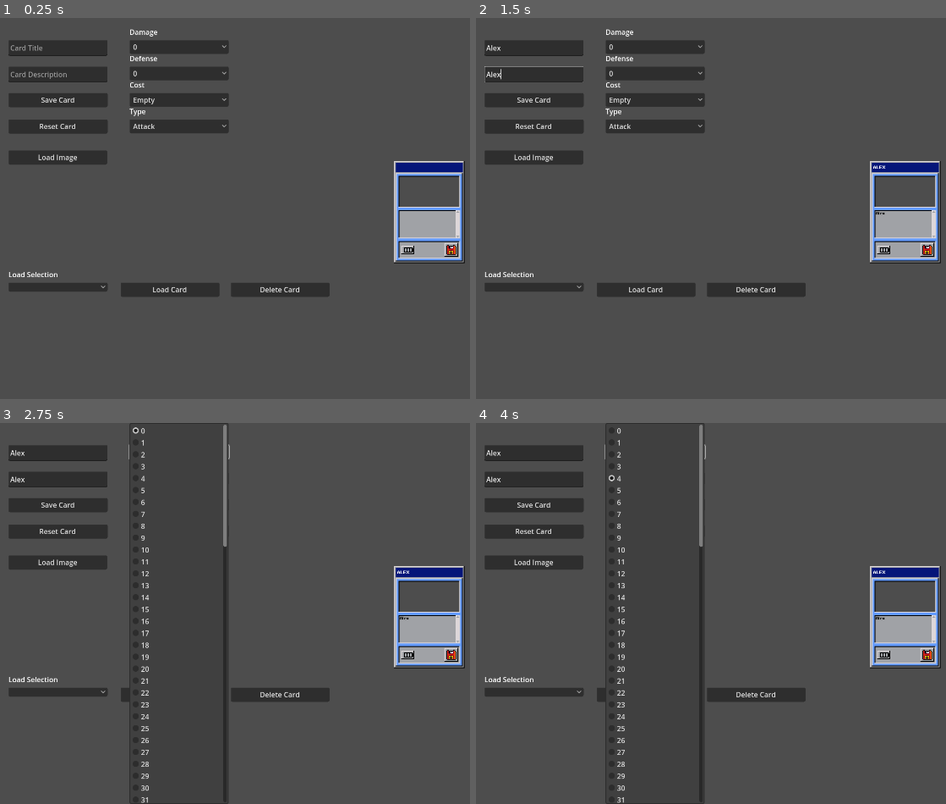
Above: before the commit, frames 1-4 (two rows, left to right).
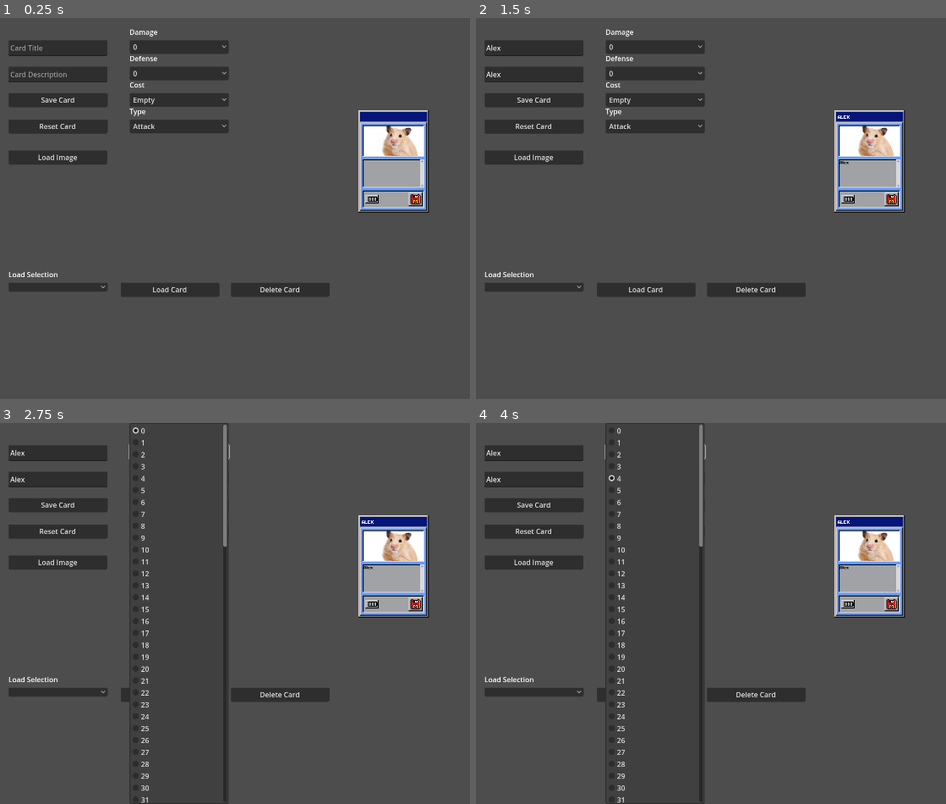
Above: after the commit, the same moments.

Repository: TiuPhersu/Card-RPG
Game: Godot game, scene res://Scene/2d/2dCardCreator.tscn
The game is run twice, just before and just after one commit, with the same random seed, the same clock (stepped at 60 frames per second) and the same inputs. This scene is started directly instead of the project's main scene.
Inputs (mouse positions are in pixels of both pictures, inside the frame that each line leads up to):
- Up to frame 1 (0.25 s): no input
- Up to frame 2 (1.5 s): click (532, 48) at 0.52 s; type "Alex" at 0.6 s; click (532, 75) at 0.75 s; type "Alex" at 0.83 s; click (870, 158) at 1.27 s
- Up to frame 3 (2.75 s): click "0" at 2 s
- Up to frame 4 (4 s): click "0" at 2.75 s; click "4" at 3.5 s

The runs differ from the first frame. In frame 1, 6.3% of the frame differs, in the area x 76-99%, y 24-65%; in frame 2, 6.4%, in the area x 1-99%, y 12-65%; in frame 3, 6.3%; in frame 4, 6.3%.
Error in both runs: Attempt to call function 'list_dir_begin' in base 'null instance' on a null instance. (res://Script/Helper/FileHelper.gd:8)

Commit message:
Focus Card and Refactor Draw

Diff:
--- a/Scene/2d/2dCard.tscn
+++ b/Scene/2d/2dCard.tscn
@@ -1,12 +1,14 @@
-[gd_scene load_steps=11 format=3 uid="uid://smj5r4t8uqex"]
+[gd_scene load_steps=13 format=3 uid="uid://smj5r4t8uqex"]
 
 [ext_resource type="Script" path="res://Script/2DCard/2dCard.gd" id="1_f66af"]
 [ext_resource type="Texture2D" uid="uid://cm07hmavj1q8k" path="res://Sprites/Card/Card-File-Skin.png" id="2_kby0a"]
 [ext_resource type="FontFile" uid="uid://cbfnf36nahj73" path="res://Font/PixeloidSansBold-PKnYd.ttf" id="3_gx2n4"]
 [ext_resource type="Texture2D" uid="uid://dhl118exodetj" path="res://Atlas/Battery-Icon.png" id="3_jhd51"]
+[ext_resource type="Texture2D" uid="uid://dyg63khmgcj4q" path="res://Sprites/CardImage/cat.jpg" id="3_k3jpc"]
 [ext_resource type="Texture2D" uid="uid://cpf8rngbppnlp" path="res://Atlas/Floppy-Disk-Icon.png" id="5_usujc"]
 [ext_resource type="Script" path="res://Script/2DCard/Floppy-Disk.gd" id="6_oikto"]
 [ext_resource type="Script" path="res://Script/2DCard/Battery.gd" id="8_u6xs3"]
+[ext_resource type="Texture2D" uid="uid://cp7l1vuovxf57" path="res://Sprites/CardImage/hamster.jpg" id="9_xsbvt"]
 
 [sub_resource type="ShaderMaterial" id="ShaderMaterial_n7q47"]
 
@@ -28,24 +30,34 @@
 script = ExtResource("1_f66af")
 TITLE_LABEL = NodePath("Title")
 DESCRIPTION_LABEL = NodePath("Description")
-CARD_IMAGE = NodePath("CardImage")
+CARD_IMAGE = NodePath("CardImageRect")
 FLOPPY_DISK_ICON = NodePath("Floppy-Disk-Icon")
 BATTERY_ICON = NodePath("Battery-Icon")
 
 [node name="CardImage" type="Sprite2D" parent="."]
+visible = false
 material = SubResource("ShaderMaterial_n7q47")
-position = Vector2(81, 73)
+position = Vector2(81, 69)
 scale = Vector2(0.5, 0.5)
+texture = ExtResource("3_k3jpc")
+
+[node name="CardImageRect" type="TextureRect" parent="."]
+custom_minimum_size = Vector2(140, 72)
+offset_left = -70.0
+offset_top = -82.0
+offset_right = 70.0
+offset_bottom = -10.0
+texture = ExtResource("9_xsbvt")
+expand_mode = 1
 
 [node name="CardBase" type="Sprite2D" parent="."]
 texture_filter = 1
-position = Vector2(81, 115)
 scale = Vector2(2, 2)
 texture = ExtResource("2_kby0a")
 
 [node name="Floppy-Disk-Icon" type="Sprite2D" parent="."]
 texture_filter = 1
-position = Vector2(131, 201)
+position = Vector2(50, 86)
 scale = Vector2(2, 2)
 texture = ExtResource("5_usujc")
 region_enabled = true
@@ -54,7 +66,7 @@
 
 [node name="Battery-Icon" type="Sprite2D" parent="."]
 texture_filter = 1
-position = Vector2(33, 201)
+position = Vector2(-48, 86)
 scale = Vector2(2, 2)
 texture = ExtResource("3_jhd51")
 region_enabled = true
@@ -62,20 +74,29 @@
 script = ExtResource("8_u6xs3")
 
 [node name="Description" type="Label" parent="."]
-offset_left = 14.0
-offset_top = 113.0
-offset_right = 146.0
-offset_bottom = 173.0
+offset_left = -68.0
+offset_top = -2.0
+offset_right = 60.0
+offset_bottom = 58.0
 text = "Lorem ipsum dolor sit amet, consectetur adipiscing elit, sed do eiusmod tempor incididunt ut labore et dolor."
 label_settings = SubResource("LabelSettings_i1l3u")
 autowrap_mode = 3
 
 [node name="Title" type="Label" parent="."]
-offset_left = 8.0
-offset_top = 3.0
-offset_right = 104.0
-offset_bottom = 25.0
+offset_left = -73.0
+offset_top = -111.0
+offset_right = 23.0
+offset_bottom = -89.0
 text = "Placeholder"
 label_settings = SubResource("LabelSettings_yfelw")
 vertical_alignment = 1
 uppercase = true
+
+[node name="Selection" type="TextureButton" parent="."]
+offset_left = -81.0
+offset_top = -117.0
+offset_right = 80.0
+offset_bottom = 114.0
+
+[connection signal="mouse_entered" from="Selection" to="." method="_on_selection_mouse_entered"]
+[connection signal="mouse_exited" from="Selection" to="." method="_on_selection_mouse_exited"]
--- a/Scene/2d/CardCombatInterface.tscn
+++ b/Scene/2d/CardCombatInterface.tscn
@@ -1,7 +1,8 @@
-[gd_scene load_steps=33 format=3 uid="uid://ciwtniq6pkoia"]
+[gd_scene load_steps=34 format=3 uid="uid://ciwtniq6pkoia"]
 
 [ext_resource type="Script" path="res://Script/2DCard/2dHand.gd" id="1_05jmu"]
 [ext_resource type="Script" path="res://Script/2DCard/2dDeck.gd" id="3_7l5rt"]
+[ext_resource type="Texture2D" uid="uid://cvxc210p15xex" path="res://Sprites/Icon/Recycle/Recycle-Bin-Full.png" id="3_30jf5"]
 [ext_resource type="Texture2D" uid="uid://c42f6c3dwq4fv" path="res://Sprites/Background/Taskbar/Taskbar32by32.png" id="3_ga3lb"]
 [ext_resource type="Texture2D" uid="uid://d08h1qbpocr76" path="res://Sprites/Background/Taskbar/Start/Start-Button.png" id="3_vj3hu"]
 [ext_resource type="PackedScene" uid="uid://smj5r4t8uqex" path="res://Scene/2d/2dCard.tscn" id="3_x7ie0"]
@@ -82,13 +83,14 @@
 scale = Vector2(3, 3)
 script = ExtResource("5_ku8x1")
 
-[node name="TextureButton" type="TextureButton" parent="CardInterface/DiscardNode"]
+[node name="DiscardButton" type="TextureButton" parent="CardInterface/DiscardNode"]
 texture_filter = 1
 offset_right = 30.0
 offset_bottom = 35.0
-texture_normal = ExtResource("10_yt83s")
-texture_pressed = ExtResource("10_yt83s")
-texture_hover = ExtResource("10_yt83s")
+disabled = true
+texture_normal = ExtResource("3_30jf5")
+texture_pressed = ExtResource("3_30jf5")
+texture_hover = ExtResource("3_30jf5")
 texture_disabled = ExtResource("10_yt83s")
 
 [node name="Folder" type="Sprite2D" parent="CardInterface/DiscardNode"]
@@ -159,7 +161,7 @@
 BATTERY_ENUM = 1
 IMAGE = "res://Sprites/CardImage/cat.jpg"
 SPREAD_CURVE = SubResource("Curve_51msg")
-HAND_WIDTH = 800
+HAND_WIDTH = 850
 CARD = ExtResource("3_x7ie0")
 
 [node name="MenuBar" type="Node2D" parent="."]
@@ -249,5 +251,6 @@
 texture_hover = ExtResource("25_3j3rk")
 texture_disabled = ExtResource("25_3j3rk")
 
+[connection signal="pressed" from="CardInterface/DeckNode/DeckButton" to="CardInterface" method="_on_deck_button_pressed"]
 [connection signal="toggled" from="MenuBar/StartButton" to="MenuBar/StartButton" method="_on_toggled"]
 [connection signal="toggled" from="MenuBar/FileButton" to="MenuBar/FileButton" method="_on_toggled"]
--- a/Script/2DCard/2dCard.gd
+++ b/Script/2DCard/2dCard.gd
@@ -24,7 +24,7 @@
 @export_category("Card Component")
 @export var TITLE_LABEL: Label
 @export var DESCRIPTION_LABEL: Label
-@export var CARD_IMAGE: Sprite2D
+@export var CARD_IMAGE: TextureRect
 @export var FLOPPY_DISK_ICON: Sprite2D
 @export var BATTERY_ICON: Sprite2D
 
@@ -33,7 +33,7 @@
 @onready var TARGET_POS
 
 var T = 0
-var DRAW_TIME = .1
+var DRAW_TIME = .15
 
 func set_image_card():
 	if IMAGE_PATH == "":
@@ -61,10 +61,10 @@
 		card_enum.CARD_STATE_ENUM.InMouse:
 			pass
 		card_enum.CARD_STATE_ENUM.FocusInHand:
-			pass
+			scale = Vector2(1.2,1.2)
+			z_index = 100
 		card_enum.CARD_STATE_ENUM.MoveDrawnCardToHand:
 			move_to_destination(delta, true)
-
 		card_enum.CARD_STATE_ENUM.ReorganizeHand:
 			move_to_destination(delta, false)
 
@@ -76,5 +76,19 @@
 		T += delta/float(DRAW_TIME)
 	else:
 		position = TARGET_POS
+		START_POS = TARGET_POS
+		scale = Vector2(1,1)
 		STATE = card_enum.CARD_STATE_ENUM.InHand
+		z_index = 0
 		T = 0
+
+func _on_selection_mouse_entered():
+	match STATE:
+		card_enum.CARD_STATE_ENUM.InHand, card_enum.CARD_STATE_ENUM.ReorganizeHand:
+			STATE = card_enum.CARD_STATE_ENUM.FocusInHand
+
+
+func _on_selection_mouse_exited():
+	match STATE:
+		card_enum.CARD_STATE_ENUM.FocusInHand:
+			STATE = card_enum.CARD_STATE_ENUM.ReorganizeHand
--- a/Script/2DCard/2dDeck.gd
+++ b/Script/2DCard/2dDeck.gd
@@ -15,14 +15,20 @@
 		print(DECK[i])
 	DECK_COUNT.text = str(DECK.size())
 
-func draw_card_from_deck():
+func get_card_from_deck(cardLoc):
 	if DECK.size() <= 0:
+		#TODO: Reshuffle Discard Pile into the Deck
+		self.get_node("DeckButton").disabled = true
 		print("Outta Cards")
 		return
-	var drawnCard = DECK[DECK.size()-1]
-	DECK.remove_at(DECK.size()-1)
+	var drawnCard = DECK[cardLoc]
+	return drawnCard
+
+func remove_card_from_deck(cardLoc):
+	DECK.remove_at(cardLoc)
 	DECK_COUNT.text = str(DECK.size())
-	return drawnCard
+	if DECK.size() <= 0:
+		self.get_node("DeckButton").disabled = true
 
 func _ready():
 	CARD_LIST = FILE_HELPER.list_files_in_directory("res://Data/Cards/")
--- a/Script/2DCard/2dHand.gd
+++ b/Script/2DCard/2dHand.gd
@@ -14,10 +14,9 @@
 @export var CARD: PackedScene
 
 @onready var FILE_HELPER = file_helper.new()
-
 @onready var VIEWPORT_SIZE = Vector2(get_viewport().size)
-
-var Z_COUNTER = 0
+@onready var Z_COUNTER = 0
+@onready var CHECK_STATE_ALL = false
 
 func create_card():
 	var card = CARD.instantiate()
@@ -31,10 +30,16 @@
 	card.scale.y *= CARD_SIZE / card.scale.y
 	add_child(card)
 
-func create_card_from_database(selectedCard, startpos):
+func create_card_from_database(selectedCard, startpos) -> bool:
 	if selectedCard == null:
 		print("NULL")
-		return
+		return false
+
+	var hand = self
+	for card in hand.get_children(false):
+		if card.STATE != card_enum.CARD_STATE_ENUM.InHand:
+			return false
+
 	var card = CARD.instantiate()
 	var cardData = FILE_HELPER.load_single_card_resource("res://Data/Cards/" + selectedCard)
 	card.TITLE = cardData.TITLE
@@ -45,8 +50,10 @@
 
 	card.scale.x *= CARD_SIZE / card.scale.x
 	card.scale.y *= CARD_SIZE / card.scale.y
+
 	add_child(card)
 	spread_hand(startpos)
+	return true
 
 func spread_hand(startpos):
 	var hand = self
@@ -54,7 +61,7 @@
 	for card in hand.get_children(false):
 		var handRatio = 0
 		var destination = hand.global_transform
-		var view = VIEWPORT_SIZE / Vector2(6,1.517)
+		var view = VIEWPORT_SIZE / Vector2(4.5,1.26)
 		destination = view
 
 		if hand.get_child_count(false) > 1:
@@ -69,8 +76,6 @@
 		elif hand.get_child_count(false) >= 2:
 			destination.x += SPREAD_CURVE.sample(handRatio) * HAND_WIDTH/4
 
-		# card.set_global_position(destination)
-
 		if  card.get_index() == (hand.get_child_count(false) - 1):
 			card.START_POS = startpos
 			card.STATE = card_enum.CARD_STATE_ENUM.MoveDrawnCardToHand
@@ -80,7 +85,6 @@
 
 		card.TARGET_POS = destination
 
-
 		card.z_index = Z_COUNTER
 		Z_COUNTER += 1
 		print(Z_COUNTER)
--- a/Script/2DCard/CardInterface.gd
+++ b/Script/2DCard/CardInterface.gd
@@ -3,7 +3,12 @@
 @onready var HAND = get_node("HandNode");
 @onready var DECK = get_node("DeckNode");
 
-func _input(event):
-	if Input.is_action_just_released("leftclick"):
-		var drawnCard = DECK.draw_card_from_deck()
-		HAND.create_card_from_database(drawnCard, DECK.position)
+func draw_card_from_deck():
+	var topCardLoc = DECK.DECK.size() - 1
+	var drawnCard = DECK.get_card_from_deck(topCardLoc)
+	var checkIfDrawn = HAND.create_card_from_database(drawnCard, DECK.position)
+	if checkIfDrawn:
+		DECK.remove_card_from_deck(topCardLoc)
+
+func _on_deck_button_pressed():
+	draw_card_from_deck()
